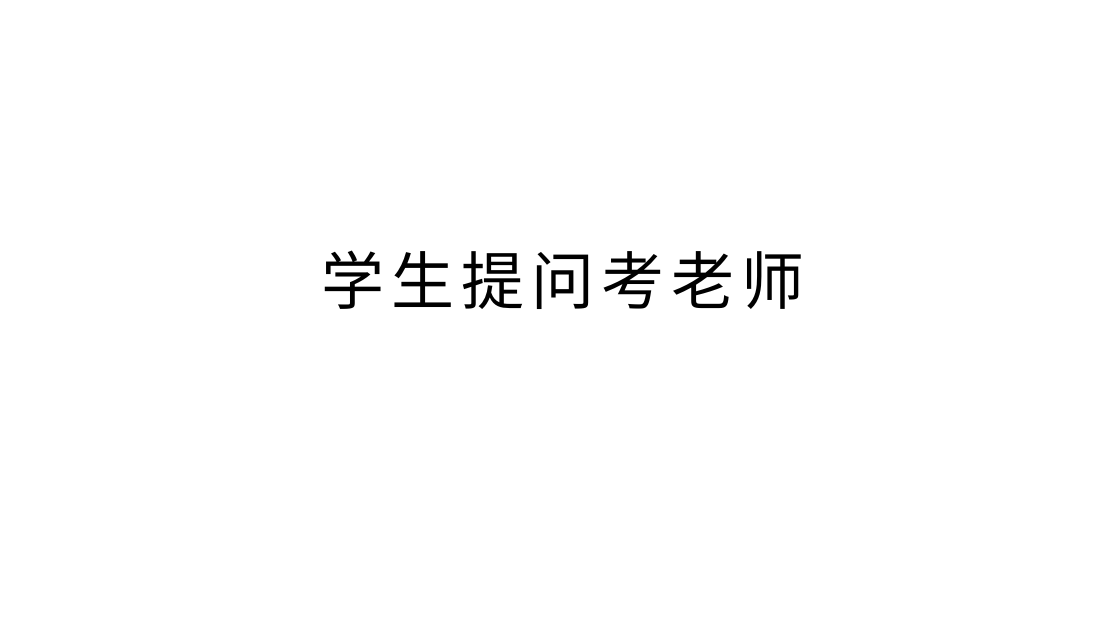
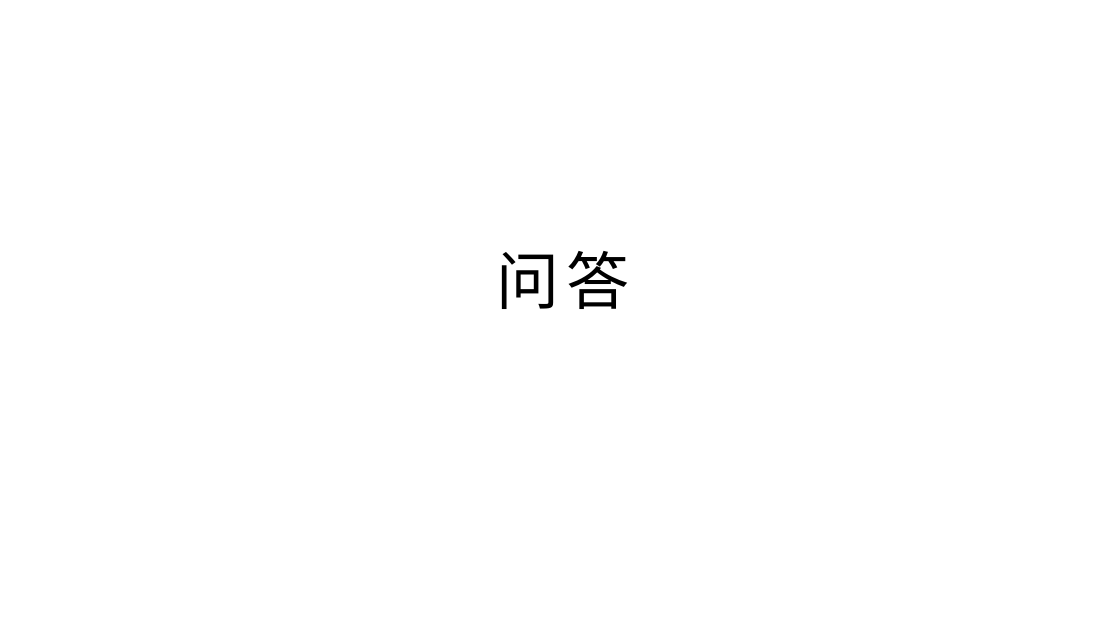
Before and after one commit to Wonder-Technology/SnakeEdu, a slide deck: slide 10 of 模板.pptx. Drawn at 1120x630 pixels with LibreOffice and Linux fonts; fonts in the diff are those of the drawing; background and template pictures are left out. Boxes give left, top, right and bottom in pixels: in the first picture for what was removed or moved away, otherwise in the second. Text is boxed around its words. In the diff, an @@ line names an element or a change of style, - is before the commit and + after.

```diff
--- a/模板.pptx
+++ b/模板.pptx
@@ title at [497,251,630,309]: text changed @@
-学生提问考老师
+问答
```
Also in this commit, not shown: 2 other slides changed, 1 slide added, 2 slides removed, 27 other files.
